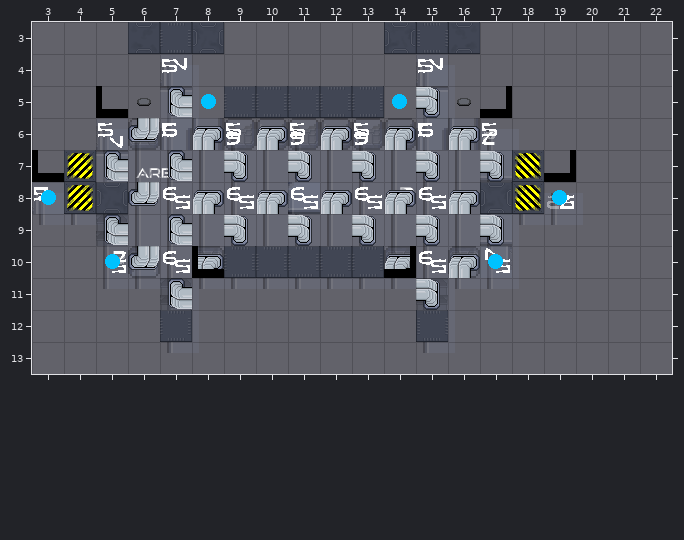
Tiled map -- cocos/Code/assets/resources/map/map_1-3-H-3.tmx. The picture above is the old version.
Cells are 32x32 px. Shown: x 3..22, y 3..13. Layer "f" is drawn -64,0 px off the grid.
Once edited:
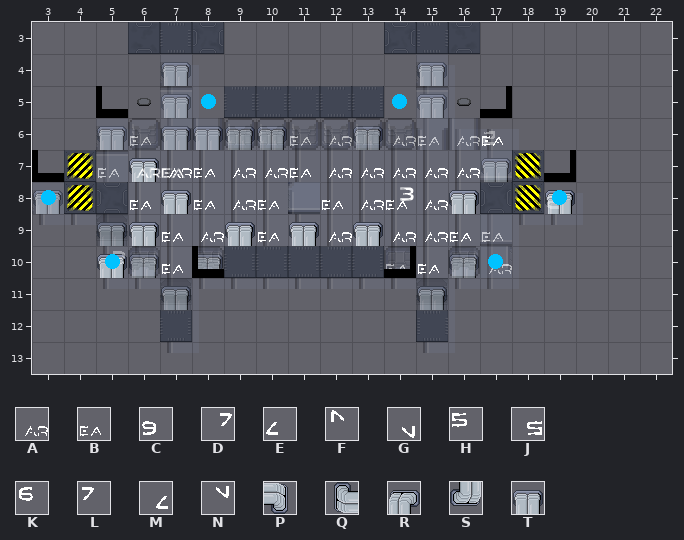
Key: from "scifi_tileset_02": A 150, B 151, C 158 turned 180, D 159, E 159 turned 180, F 159 turned 270, G 159 turned 90, H 167, J 167 turned 180, K 168, L 169, M 169 turned 180, N 169 turned 90, P 178, Q 178 turned 180, R 178 turned 270, S 178 turned 90, T 183.
_ is an empty cell.
Changes in this commit:
Layer "f":
y 4..5: x 9 _ -> T; x 17 _ -> T
y 6: x 7..19 _____________ -> TBTTTTBATABAB
y 7: x 7..19 _____________ -> BTABAABAAAAAT
y 8: x 5 _ -> T; x 8..12 _____ -> BTBAB; x 14..18 _____ -> BABAT; x 21 _ -> T
y 9: x 7..19 _____________ -> TTBATBTATAABB
y 10: x 7..10 ____ -> TTBT; x 16..19 ____ -> BBTA
y 11: x 9 _ -> T; x 17 _ -> T
Layer "Tile Layer 6" (removed):
y 4: x 7 N -> _; x 15 N -> _
y 5: x 7 Q -> _; x 15 P -> _
y 6: x 5..17 GSKRCRCRCRKRE -> _____________
y 7: x 5 Q -> _; x 7 Q -> _; x 9 P -> _; x 11 P -> _; x 13 P -> _; x 15 P -> _; x 17 P -> _
y 8: x 3 L -> _; x 6..16 SKRKRKRKRKR -> ___________; x 19 M -> _
y 9: x 5 Q -> _; x 7 Q -> _; x 9 P -> _; x 11 P -> _; x 13 P -> _; x 15 P -> _; x 17 P -> _
y 10: x 5..8 DSKR -> ____; x 14..17 RKRF -> ____
y 11: x 7 Q -> _; x 15 P -> _
Layer "tile" (removed):
y 4: x 7 H -> _; x 15 H -> _
y 6: x 5 H -> _; x 7 H -> _; x 9 H -> _; x 11 H -> _; x 13 H -> _; x 15 H -> _; x 17 H -> _
y 8: x 3 H -> _; x 7 J -> _; x 9 J -> _; x 11 J -> _; x 13 J -> _; x 15 J -> _; x 19 J -> _
y 10: x 5 J -> _; x 7 J -> _; x 15 J -> _; x 17 J -> _
